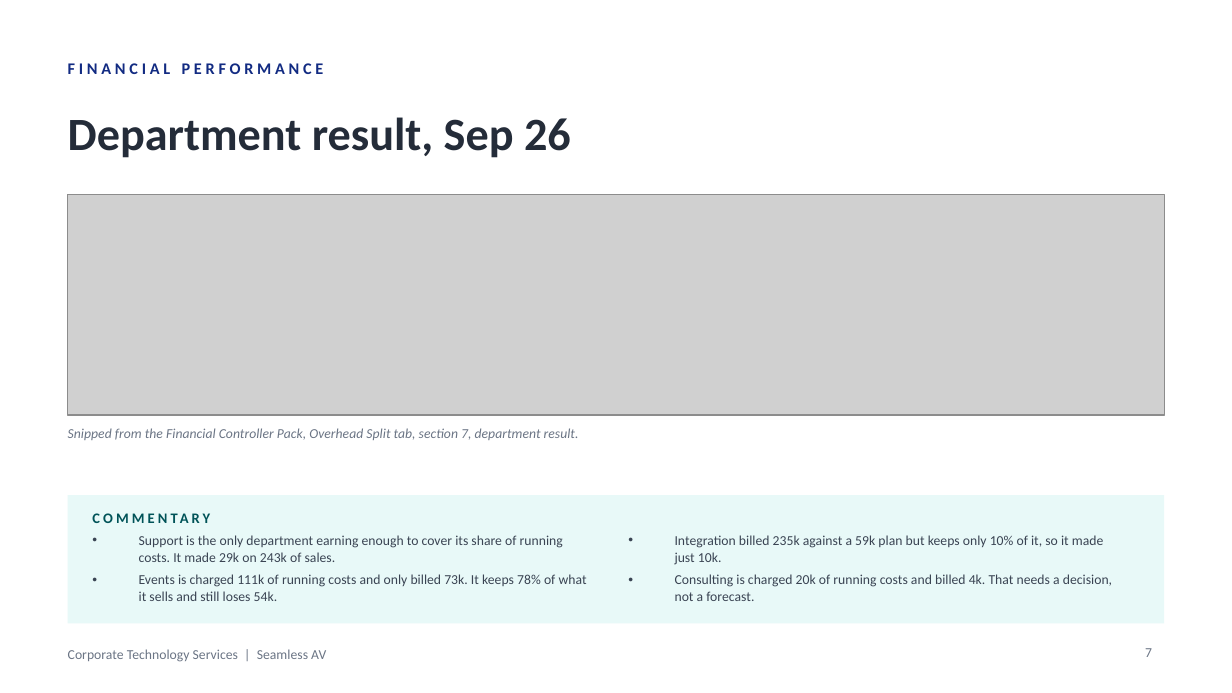
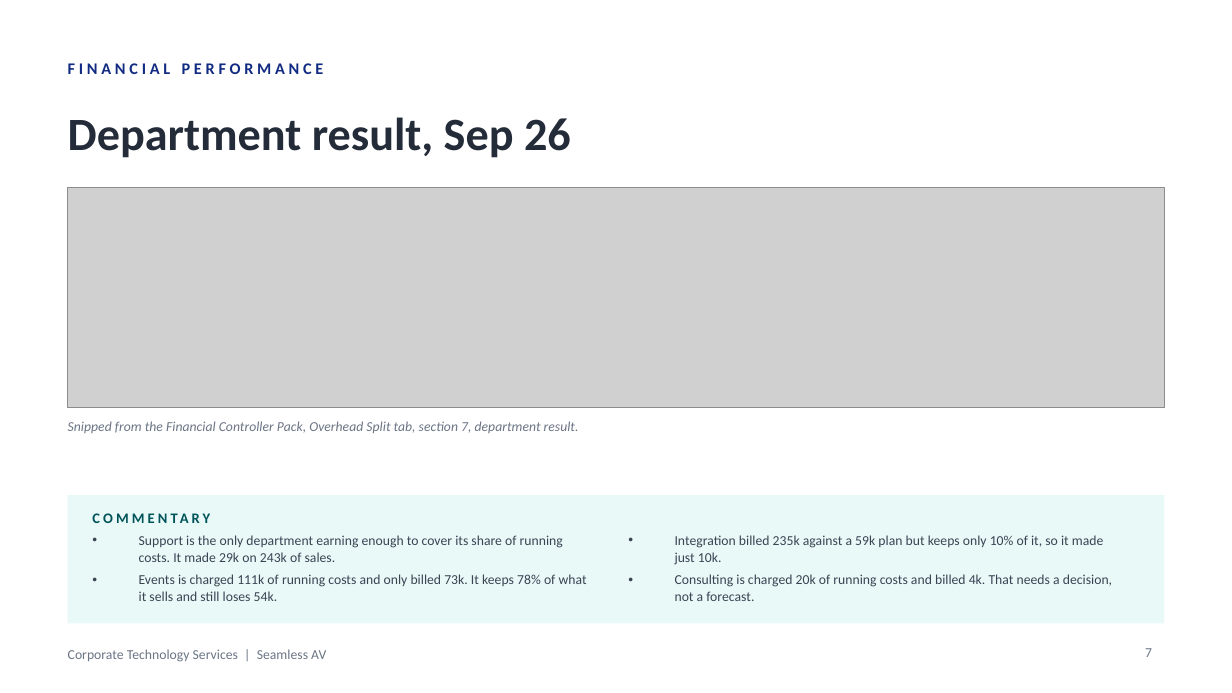
Before and after one commit to WesleyNelson-O33/Claude, a slide deck: slide 7 of deck/CTS Monthly Business Review - September 2026.pptx. Drawn at 1232x693 pixels with LibreOffice and Linux fonts; fonts in the diff are those of the drawing; grey boxes stand for pictures. Boxes give left, top, right and bottom in pixels: in the first picture for what was removed or moved away, otherwise in the second. Text is boxed around its words. In the diff, an @@ line names an element or a change of style, - is before the commit and + after.

```diff
--- a/deck/CTS Monthly Business Review - September 2026.pptx
+++ b/deck/CTS Monthly Business Review - September 2026.pptx
@@ picture: place and size @@
-picture at (68, 195, 1164, 415)
+picture at (68, 187, 1164, 408)
@@ text "Snipped from the Financial Controller ...": place and size @@
-text "Snipped from the Financial Controller ..." at (68, 428, 579, 440)
+text "Snipped from the Financial Controller ..." at (68, 421, 579, 433)
```
Also in this commit, not shown: 3 other slides changed, 2 slides added, 1 slide removed, 23 other files.
